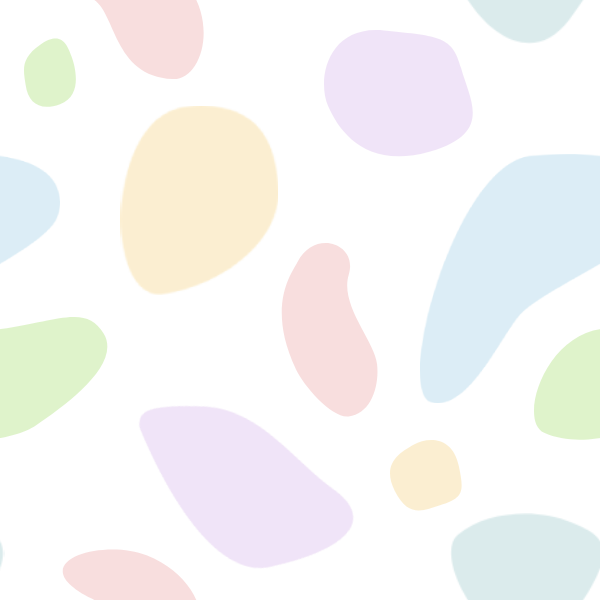
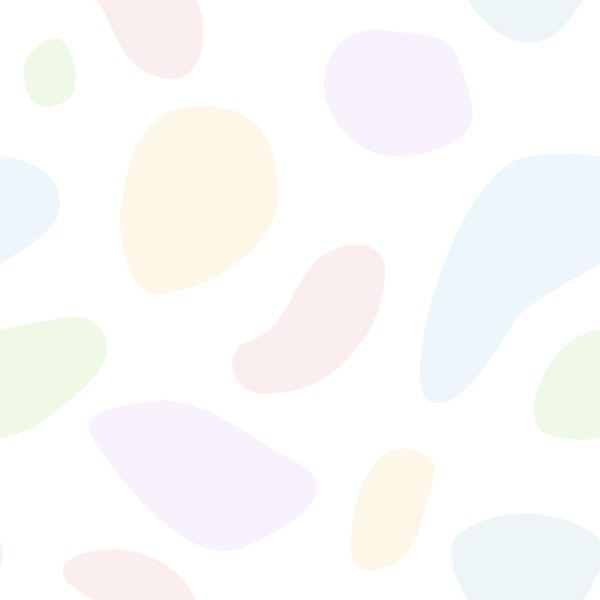
Comparing the layer stacks of the two 600x600 images. Changes:
"Folder 1": opacity 30% → 15% over bbox(0, 0, 600, 600)
painted on "Layer 1" over bbox(86, 398, 355, 570)
